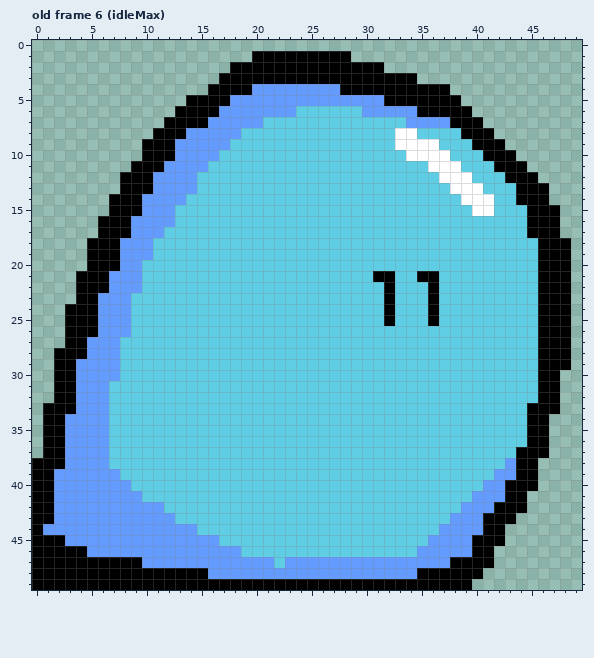
Pixel-art file, stored at Assets/Art/blob.aseprite. This is how it looked before the edit.
50x50 pixels, 47 frames. Shown: old frame 6 (idleMax). The commit also changed other frames, which this record leaves out.
After the commit:
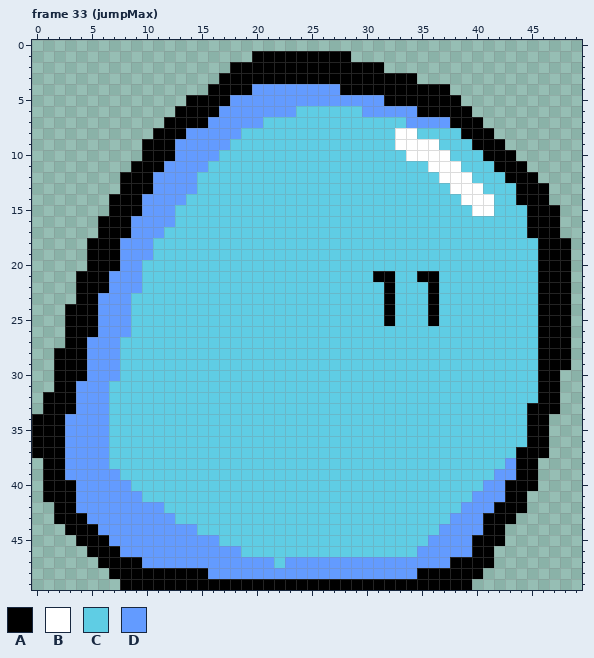
Palette (. is transparent): A #000000  B #ffffff  C #5fcde4  D #639bff
A new or re-ordered frame is compared with the old frame closest to it.
Diff:
frames 47 -> 53
Frame 33 (jumpMax) is new; against old frame 6 (idleMax), layers "Group 1/Outline", "Group 1/Layer 2":
The edit adds colour A in row 32 at x 1; in rows 34 to 37 at x 0.
Colour D gives way to colour A in rows 29 to 30 at x 4; in row 39 at x 2; in rows 40 to 42 at x 2 to 3; in row 43 at x 2 to 4; in row 44 at x 3 to 5; in row 45 at x 4 to 6.
Colour D gives way to colour A in row 46 at x 5 to 7.
The edit erases colour A in rows 38 to 41 at x 0; in rows 42 to 43 at x 0 to 1; in row 44 at x 0; in row 45 at x 0 to 2; in row 46 at x 0 to 4; in row 47 at x 0 to 5.
The edit erases colour A in row 48 at x 0 to 6; in row 49 at x 0 to 7.
The edit erases colour D in row 44 at x 1 to 2; in row 45 at x 3.
